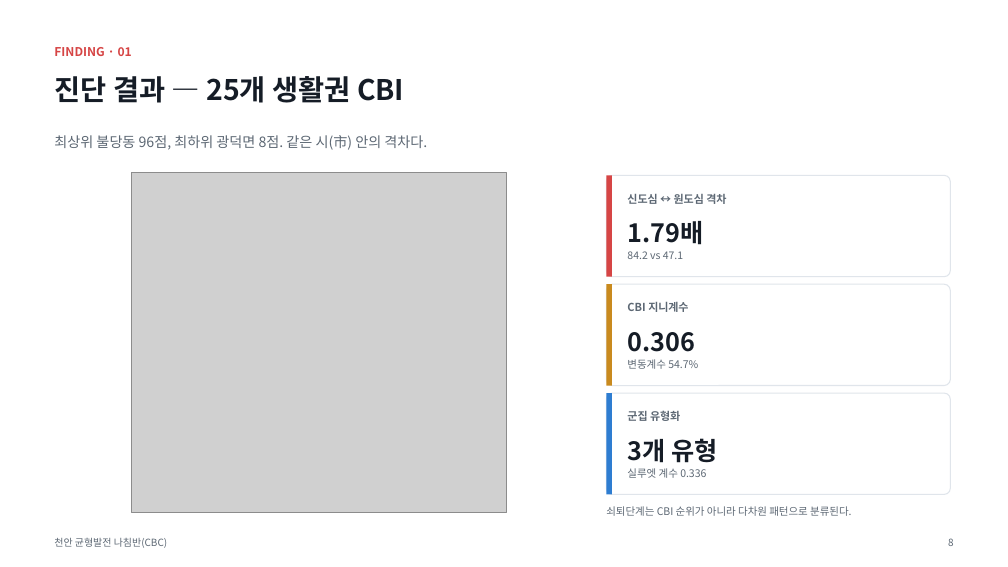
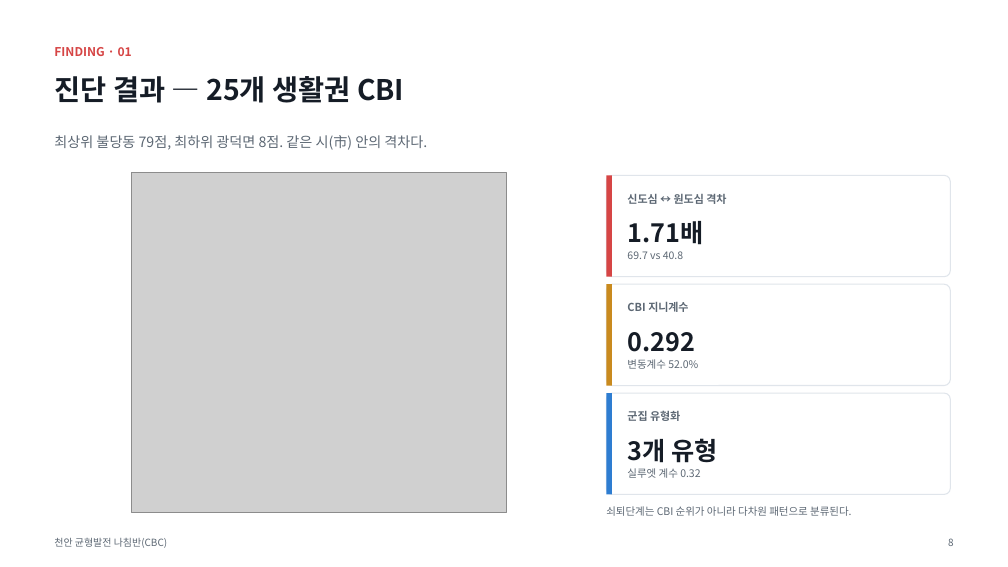
Before and after one commit to BioCode67/2026-AI-, a slide deck: slide 9 of deliverables/기획서_천안균형발전나침반_CBC.pptx. Drawn at 1008x567 pixels with LibreOffice and Linux fonts; fonts in the diff are those of the drawing; grey boxes stand for pictures. Boxes give left, top, right and bottom in pixels: in the first picture for what was removed or moved away, otherwise in the second. Text is boxed around its words. In the diff, an @@ line names an element or a change of style, - is before the commit and + after.

```diff
--- a/deliverables/기획서_천안균형발전나침반_CBC.pptx
+++ b/deliverables/기획서_천안균형발전나침반_CBC.pptx
@@ text at [54,135,427,150]: text changed @@
-최상위 불당동 96점, 최하위 광덕면 8점. 같은 시(市) 안의 격차다.
+최상위 불당동 79점, 최하위 광덕면 8점. 같은 시(市) 안의 격차다.
@@ text at [627,221,703,245]: text changed @@
-1.79배
+1.71배
@@ text at [627,251,683,259]: text changed @@
-84.2 vs 47.1
+69.7 vs 40.8
@@ text at [627,359,698,369]: text changed @@
-변동계수 54.7%
+변동계수 52.0%
@@ text at [627,332,695,352]: text changed @@
-0.306
+0.292
@@ text at [627,468,700,478]: text changed @@
-실루엣 계수 0.336
+실루엣 계수 0.32
```
Also in this commit, not shown: 10 other slides changed, 24 other files.
